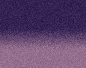
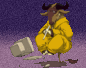
Layer changes from the first (86, 68) image to the second:
added layer "meditate" above "firefox-esr" over [10, 1, 78, 68]
